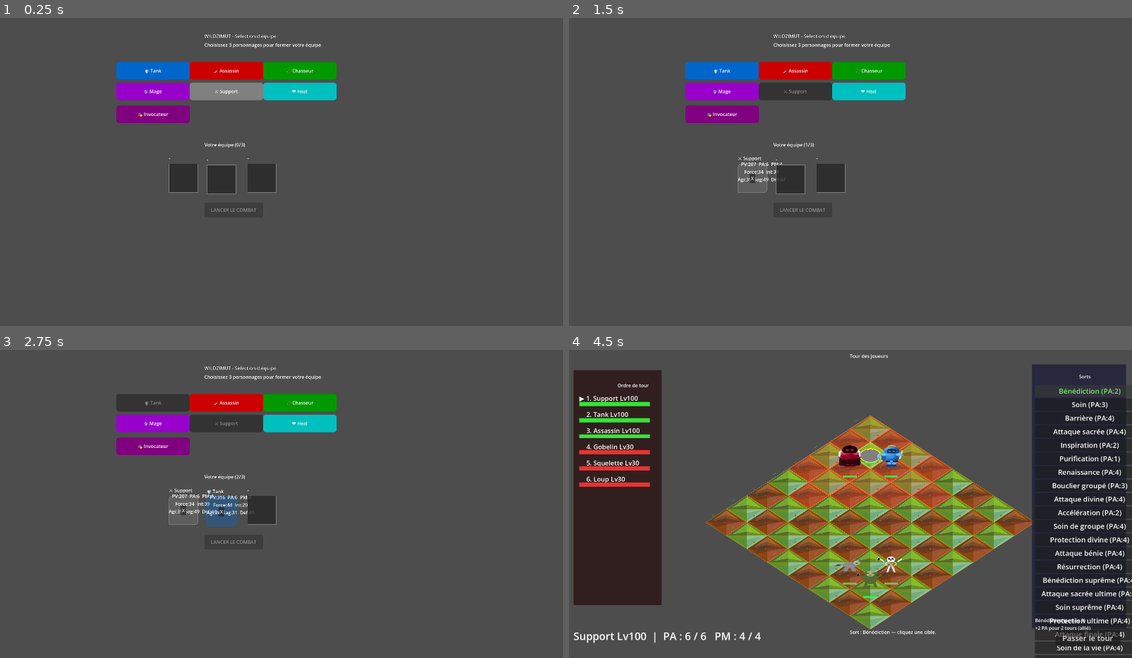
Above: before the commit, frames 1-4 (two rows, left to right).
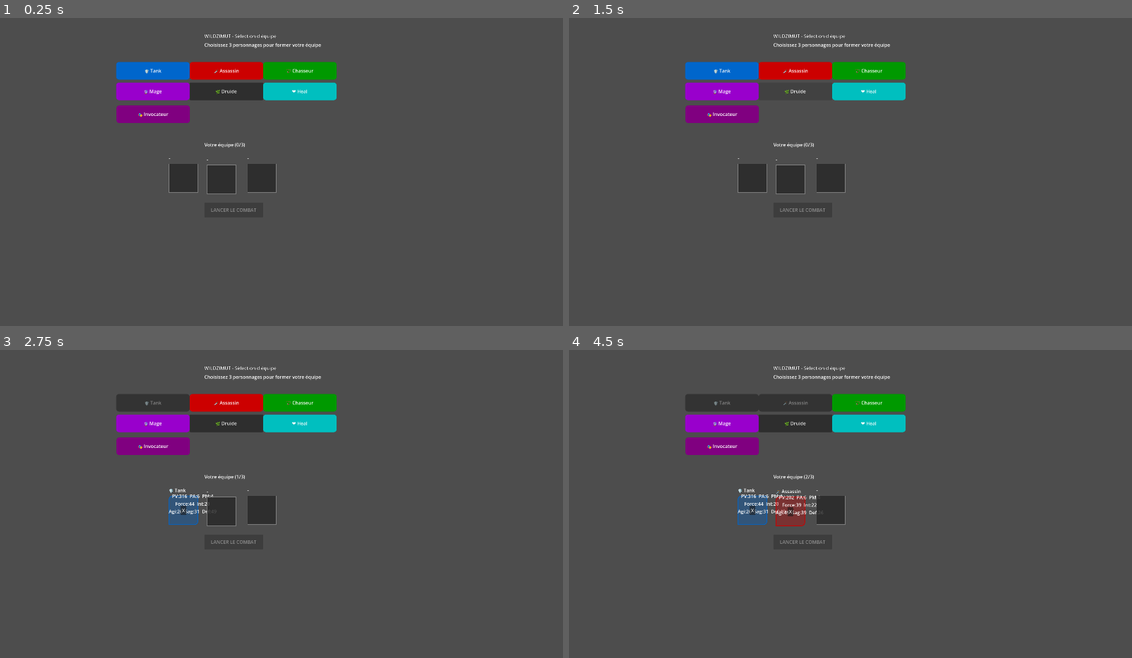
Above: after the commit, the same moments.

Repository: CharlieG42/Zimut
Game: Godot game, scene res://scenes/TeamSelection.tscn
The game is run twice, just before and just after one commit, with the same random seed, the same clock (stepped at 60 frames per second) and the same inputs.
Inputs (mouse positions are in pixels of both pictures, inside the frame that each line leads up to):
- Up to frame 1 (0.25 s): no input
- Up to frame 2 (1.5 s): click (794, 91) at 0.5 s, where only the run before the commit has a clickable "⚔️ Support"; click (794, 91) at 1.25 s, where only the run after the commit has a clickable "🌿 Druide"
- Up to frame 3 (2.75 s): click "🛡️ Tank" at 2 s
- Up to frame 4 (4.5 s): click "🗡️ Assassin" at 2.75 s; click (805, 540) at 3.5 s, where only the run before the commit has a clickable "LANCER LE COMBAT"; click (1086, 390) at 4.25 s, where only the run before the commit has a clickable "Bénédiction (PA:2)"

The runs differ from the first frame. In frame 1, 0.7% of the frame differs, in the area x 33-47%, y 21-27%; in frame 2, 0.6%; in frame 3, 1.1%; in frame 4, 54%, in the area x 0-100%, y 1-100%.

Commit message:
Rename Support to Druide in scene

Diff:
--- a/prototype/Godot_iso/scenes/TeamSelection.tscn
+++ b/prototype/Godot_iso/scenes/TeamSelection.tscn
@@ -75,12 +75,12 @@
 text = "🔮 Mage"
 metadata/_edit_use_anchors_ = true
 
-[node name="Support_Button" type="Button" parent="." unique_id=826664775]
+[node name="Druide_Button" type="Button" parent="." unique_id=826664775]
 offset_left = -50.0
 offset_top = -80.0
 offset_right = 200.0
 offset_bottom = -20.0
-text = "🌟 Support"
+text = "🌿 Druide"
 metadata/_edit_use_anchors_ = true
 
 [node name="Heal_Button" type="Button" parent="." unique_id=135485163]
